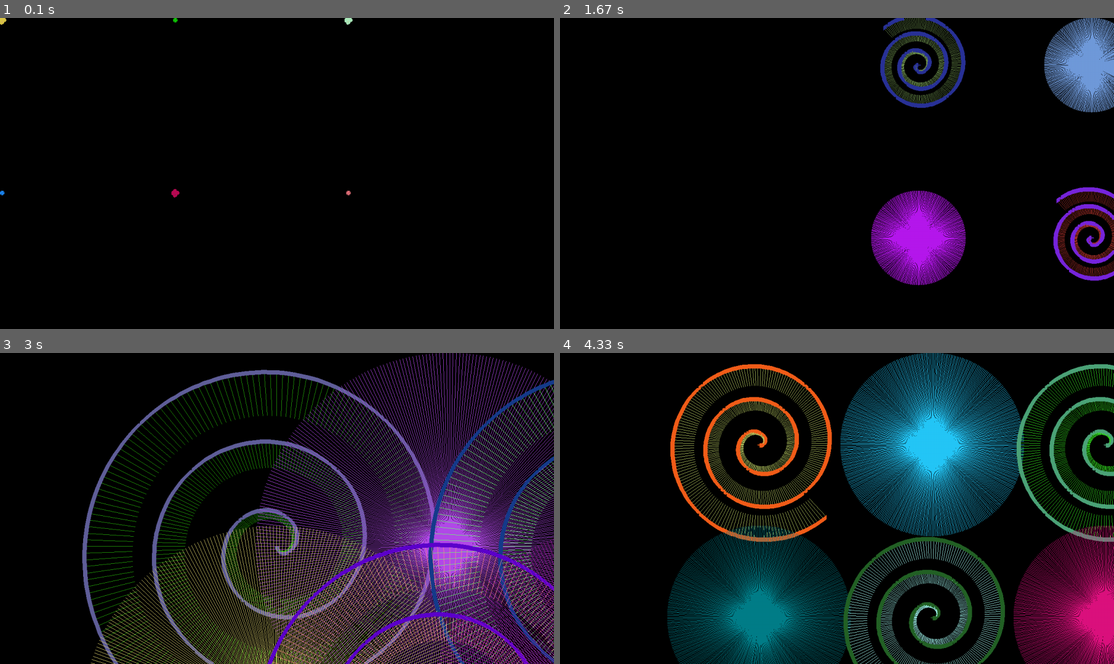
Above: before the commit, frames 1-4 (two rows, left to right).
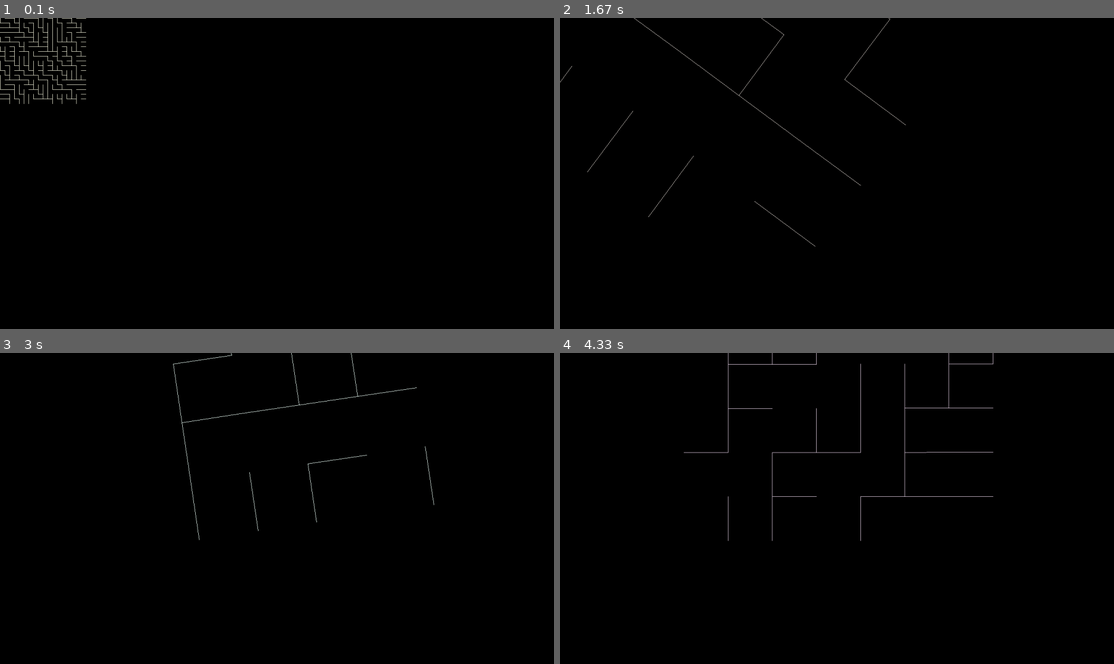
Above: after the commit, the same moments.

Repository: RageInTheCage/Random
Game: pygame game, started from Python/Demotastic/Main.py
The game is run twice, just before and just after one commit, with the same random seed, the same clock (stepped at 60 frames per second) and the same inputs.
Inputs (mouse positions are in pixels of both pictures, inside the frame that each line leads up to):
- Up to frame 1 (0.1 s): no input
- Up to frame 2 (1.67 s): hold Right 0.33-0.8 s; move the mouse to (814, 185) at 0.37 s; press the mouse at (665, 126) at 0.87 s; move the mouse to (665, 185) at 0.97 s; release the mouse at (665, 245) at 1.1 s; hold Right from 1.23 s (still down); move the mouse to (920, 64) at 1.27 s; click (920, 64) at 1.4 s
- Up to frame 3 (3 s): release Right at 1.7 s; hold Left 1.73-2.27 s; click (132, 393) at 1.9 s; hold Left 2.3-2.7 s; click (77, 499) at 2.47 s; hold Right from 2.73 s (still down); click (277, 545) at 2.9 s
- Up to frame 4 (4.33 s): release Right at 3.37 s; hold Left 3.4-3.87 s; click (981, 558) at 3.57 s; hold Right from 3.9 s (still down); move the mouse to (759, 443) at 3.93 s; click (759, 443) at 4.07 s

The runs differ from the first frame. In frame 1, 0.9% of the frame differs, in the area x 0-64%, y 0-58%; in frame 2, 12%; in frame 3, 41%, in the area x 14-100%, y 0-100%; in frame 4, 40%.

Commit message:
Maze in Demotastic gave inspiration to new Labyrinth project

Diff:
--- a/Python/Demotastic/ColourPulse.py
+++ b/Python/Demotastic/ColourPulse.py
@@ -5,33 +5,33 @@
     return random.randint(-10, 10)
 
 
-def get_random_colour_element():
-    return random.randint(0, 255)
-
-
-def bounds_have_been_exceeded(colour_value):
-    return colour_value < 0 or colour_value > 255
-
-
 class ColourPulse:
-    def __init__(self):
+    def __init__(self, min_value=0, max_value=255):
         self.colour_element = []
         self.colour_step = []
+        self.min_value = min_value
+        self.max_value = max_value
+        self.reset()
 
+    def reset(self):
+        self.colour_element.clear()
         for index in range(0, 4):
-            self.colour_element.append(get_random_colour_element())
+            self.colour_element.append(self.get_random_colour_element())
             self.colour_step.append(get_random_step())
 
     def animate(self):
         for index in range(0, 4):
             self.colour_element[index] += self.colour_step[index]
 
-            if 0 <= self.colour_element[index] <= 255:
+            if self.min_value <= self.colour_element[index] <= self.max_value:
                 continue
 
             self.colour_step[index] = -self.colour_step[index]
             self.colour_element[index] += self.colour_step[index] * 2
 
+    def get_random_colour_element(self):
+        return random.randint(self.min_value, self.max_value)
+
     @property
     def colour(self):
         return tuple(self.colour_element)
--- a/Python/Demotastic/Main.py
+++ b/Python/Demotastic/Main.py
@@ -1,5 +1,7 @@
 import pygame
 from pygame.locals import *
+
+from Maze import Maze
 from PeacockFeather import PeacockFeather
 from Rainbow import Rainbow
 from Spiral import Spiral
@@ -15,8 +17,12 @@
     running = True
     clock = pygame.time.Clock()
 
-    animations = get_animation_array(display)
-    animations.append(Rainbow(display))
+    animations = [
+        #Rainbow(display),
+        Maze(display)
+    ]
+    #animations = get_animation_array(display)
+    #animations.append(Rainbow(display))
 
     while running:
         running = handle_events(animations, display)
--- /dev/null
+++ b/Python/Demotastic/Maze.py
@@ -0,0 +1,88 @@
+import random
+
+import math
+import pygame
+from pygame.constants import *
+
+from ColourPulse import ColourPulse
+
+
+class Maze:
+    def __init__(self, display):
+        self.back_colour = (0, 0, 0)
+        self.wall_colour = ColourPulse(205, 255)
+        self.display = display
+        rectangle = display.get_rect()
+        self.display_width = rectangle[2]
+        self.display_height = rectangle[3]
+        self.wall_length = 40
+        self.maze_height = 0
+        self.maze_width = 0
+        self.walls = {}
+        self.initialise_maze()
+        self.angle_in_radians = 0
+        self.step = math.pi / 64
+        self.origin = (int(self.display_width / 2), int(self.display_height / 2))
+        self.rotating = False
+        self.final_angle = self.angle_in_radians
+
+    def handle(self, event):
+        if event.type == MOUSEBUTTONDOWN:
+            self.wall_colour.reset()
+            self.initialise_maze()
+        elif event.type == KEYDOWN:
+            if event.key == K_RIGHT:
+                self.final_angle += math.pi / 2
+                self.step = abs(self.step)
+                self.rotating = True
+            elif event.key == K_LEFT:
+                self.final_angle -= math.pi / 2
+                self.step = -abs(self.step)
+                self.rotating = True
+        #elif event.type == MOUSEMOTION:
+
+    def update(self, center):
+        if self.rotating:
+            self.angle_in_radians += self.step
+            if self.step > 0:
+                if self.angle_in_radians + self.step > self.final_angle:
+                    self.rotating = False
+                    self.angle_in_radians = self.final_angle
+            elif self.angle_in_radians - self.step < self.final_angle:
+                self.rotating = False
+                self.angle_in_radians = self.final_angle
+
+        self.wall_colour.animate()
+        self.wall_length = int(center[0] / 5) + 10
+        self.draw_maze(self.origin)
+
+    def draw_maze(self, origin):
+        self.display.fill(self.back_colour)
+
+        for wall_from, wall_to in self.walls.items():
+            rotated_from = self.rotate(origin, wall_from, self.angle_in_radians, self.wall_length)
+            rotated_to = self.rotate(origin, wall_to, self.angle_in_radians, self.wall_length)
+            pygame.draw.line(self.display, self.wall_colour.colour, rotated_from, rotated_to, 1)
+
+    def initialise_maze(self):
+        self.maze_height = int(self.display_height / self.wall_length)
+        self.maze_width = self.maze_height
+        self.walls = {}
+
+        for x in range(0, self.maze_width):
+            for y in range(0, self.maze_height):
+                if random.randint(0, 1) == 0:
+                    line_to = (x, y + 1)
+                else:
+                    line_to = (x + 1, y)
+                self.walls[(x, y)] = line_to
+
+    @staticmethod
+    def rotate(origin, point, angle_in_radians, scale):
+        ox, oy = origin
+        px = point[0] * scale
+        py = point[1] * scale
+
+        qx = ox + math.cos(angle_in_radians) * (px - ox) - math.sin(angle_in_radians) * (py - oy)
+        qy = oy + math.sin(angle_in_radians) * (px - ox) + math.cos(angle_in_radians) * (py - oy)
+        return qx, qy
--- /dev/null
+++ b/Python/Labyrinth/Cell.py
@@ -0,0 +1,43 @@
+from enum import Enum
+
+
+class Direction(Enum):
+    UP = 0
+    DOWN = 1
+    LEFT = 2
+    RIGHT = 3
+
+
+class Cell(object):
+    def __init__(self, location):
+        self.location = location
+        self.exits = [
+            Direction.UP,
+            Direction.DOWN,
+            Direction.LEFT,
+            Direction.RIGHT
+        ]
+        self.walls = {}
+
+    def add_wall(self, wall_direction: Direction):
+        if wall_direction.value in self.walls:
+            return
+
+        vectors = (
+            ((0, 0), (1, 0)),
+            ((0, 1), (1, 1)),
+            ((0, 0), (0, 1)),
+            ((1, 0), (1, 1))
+        )
+        vector = vectors[wall_direction.value]
+        self.walls[wall_direction.value] = (
+            self.add_location(vector[0]),
+            self.add_location(vector[1])
+        )
+        self.exits.remove(wall_direction)
+
+    def add_location(self, point):
+        return point[0] + self.location[0], point[1] + self.location[1]
+
+    def get_lines(self):
+        return self.walls.values()
--- /dev/null
+++ b/Python/Labyrinth/Main.py
@@ -0,0 +1,40 @@
+import pygame
+from pygame.locals import *
+
+from Maze import Maze
+
+
+def main():
+    clock, display = initialise()
+    maze = Maze(display)
+    background_colour = (5, 5, 50)
+    running = True
+    while running:
+        for event in pygame.event.get():
+            if has_user_quit(event):
+                running = False
+
+        display.fill(background_colour)
+        maze.update()
+        pygame.display.update()
+        clock.tick
+
+
+def initialise():
+    pygame.init()
+    display = pygame.display.set_mode()
+    pygame.display.set_caption("Labyrinth")
+    clock = pygame.time.Clock()
+    return clock, display
+
+
+def has_user_quit(event):
+    if event.type == KEYDOWN:
+        if event.key == K_ESCAPE:
+            return True
+    elif event.type == QUIT:
+        return True
+
+
+if __name__ == "__main__":
+    main()
--- /dev/null
+++ b/Python/Labyrinth/Maze.py
@@ -0,0 +1,61 @@
+import random
+import pygame
+import math
+
+from Cell import Cell, Direction
+
+
+def create_cells(cells_wide, cells_high):
+    cells = {}
+    for x in range(0, cells_wide):
+        for y in range(0, cells_high):
+            location = (x, y)
+            new_cell = Cell(location)
+            if x == 0:
+                new_cell.add_wall(Direction.LEFT)
+            elif x == cells_wide - 1:
+                new_cell.add_wall(Direction.RIGHT)
+            if y == 0:
+                new_cell.add_wall(Direction.UP)
+            elif y == cells_high - 1:
+                new_cell.add_wall(Direction.DOWN)
+
+            if random.randint(0, 1) == 1:
+                new_cell.add_wall(Direction.UP)
+            else:
+                new_cell.add_wall(Direction.RIGHT)
+            cells[location] = new_cell
+
+    return cells
+
+
+class Maze:
+    def __init__(self, display):
+        self.display = display
+        rectangle = display.get_rect()
+        display_width = rectangle[2]
+        display_height = rectangle[3]
+        self.origin = (int(display_width / 2), int(display_height / 2))
+
+        self.cells = create_cells(60, 60)
+        self.wall_colour = (255, 255, 255)
+        self.angle_in_radians = 0
+        self.wall_length = display_height / 20
+
+    def update(self):
+        self.angle_in_radians += 0.05
+        for location, cell in self.cells.items():
+            for line in cell.get_lines():
+                rotated_from = self.rotate(self.origin, line[0], self.angle_in_radians, self.wall_length)
+                rotated_to = self.rotate(self.origin, line[1], self.angle_in_radians, self.wall_length)
+                pygame.draw.line(self.display, self.wall_colour, rotated_from, rotated_to, 3)
+
+    @staticmethod
+    def rotate(origin, point, angle_in_radians, scale):
+        ox, oy = origin
+        px = point[0] * scale
+        py = point[1] * scale
+
+        qx = ox + math.cos(angle_in_radians) * (px - ox) - math.sin(angle_in_radians) * (py - oy)
+        qy = oy + math.sin(angle_in_radians) * (px - ox) + math.cos(angle_in_radians) * (py - oy)
+        return qx, qy
